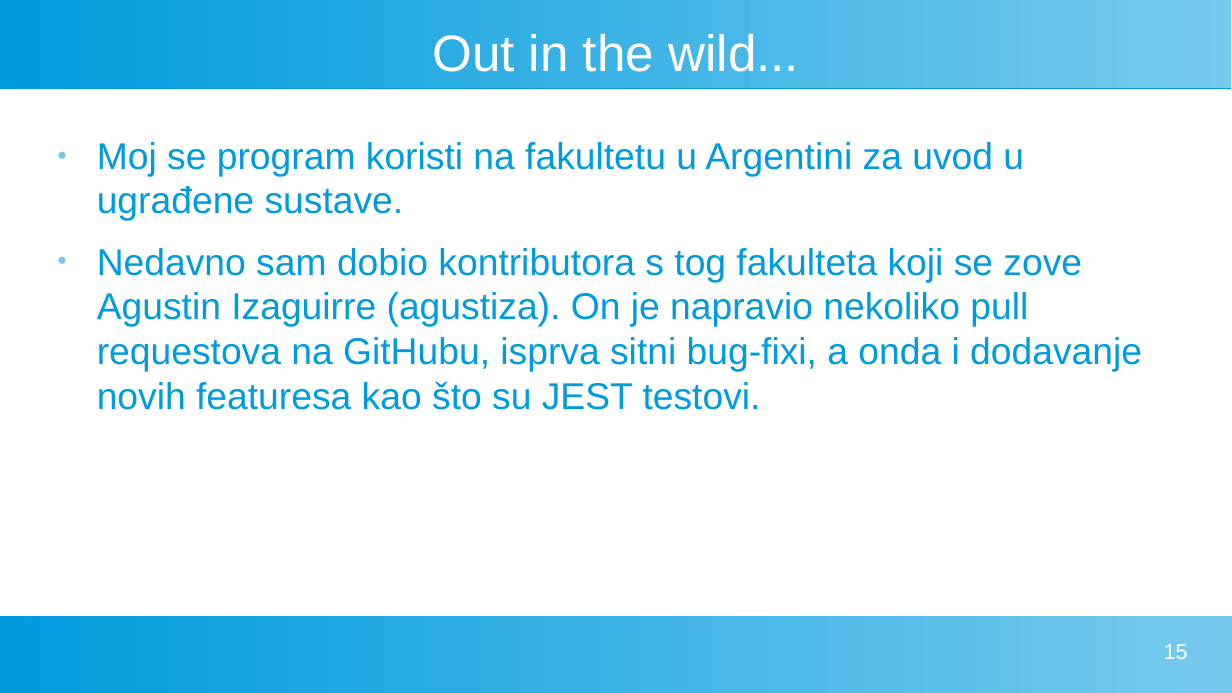
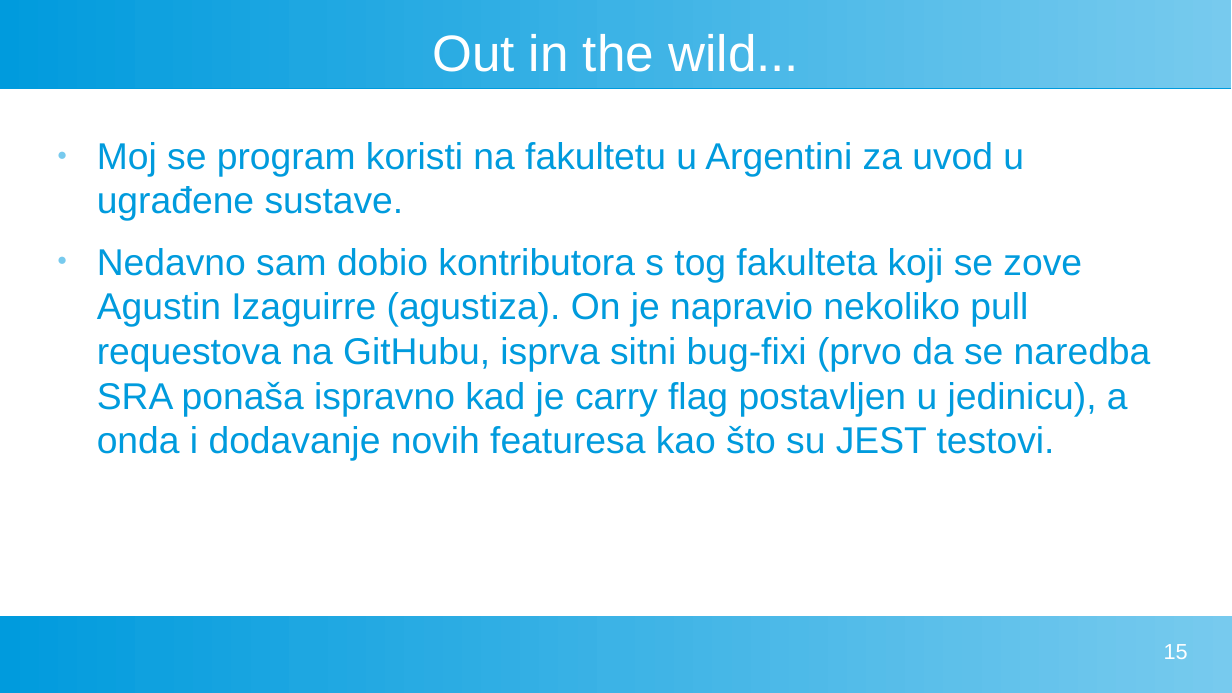
Before and after one commit to FlatAssembler/PicoBlaze_Simulator_in_JS, a slide deck: slide 15 of seminar/PicoBlaze.odp. Drawn at 1232x693 pixels with LibreOffice and Linux fonts; fonts in the diff are those of the drawing. Boxes give left, top, right and bottom in pixels: in the first picture for what was removed or moved away, otherwise in the second. Text is boxed around its words. In the diff, an @@ line names an element or a change of style, - is before the commit and + after.

```diff
--- a/seminar/PicoBlaze.odp
+++ b/seminar/PicoBlaze.odp
@@ text at (97, 248, 1151, 461): text changed @@
-● Nedavno sam dobio kontributora s tog fakulteta koji se zove Agustin Izaguirre (agustiza). On je napravio nekoliko pull requestova na GitHubu, isprva sitni bug-fixi, a onda i dodavanje novih featuresa kao što su JEST testovi.
+● Nedavno sam dobio kontributora s tog fakulteta koji se zove Agustin Izaguirre (agustiza). On je napravio nekoliko pull requestova na GitHubu, isprva sitni bug-fixi (prvo da se naredba SRA ponaša ispravno kad je carry flag postavljen u jedinicu), a onda i dodavanje novih featuresa kao što su JEST testovi.
```
Also in this commit, not shown: 2 other slides changed, 2 other files.
